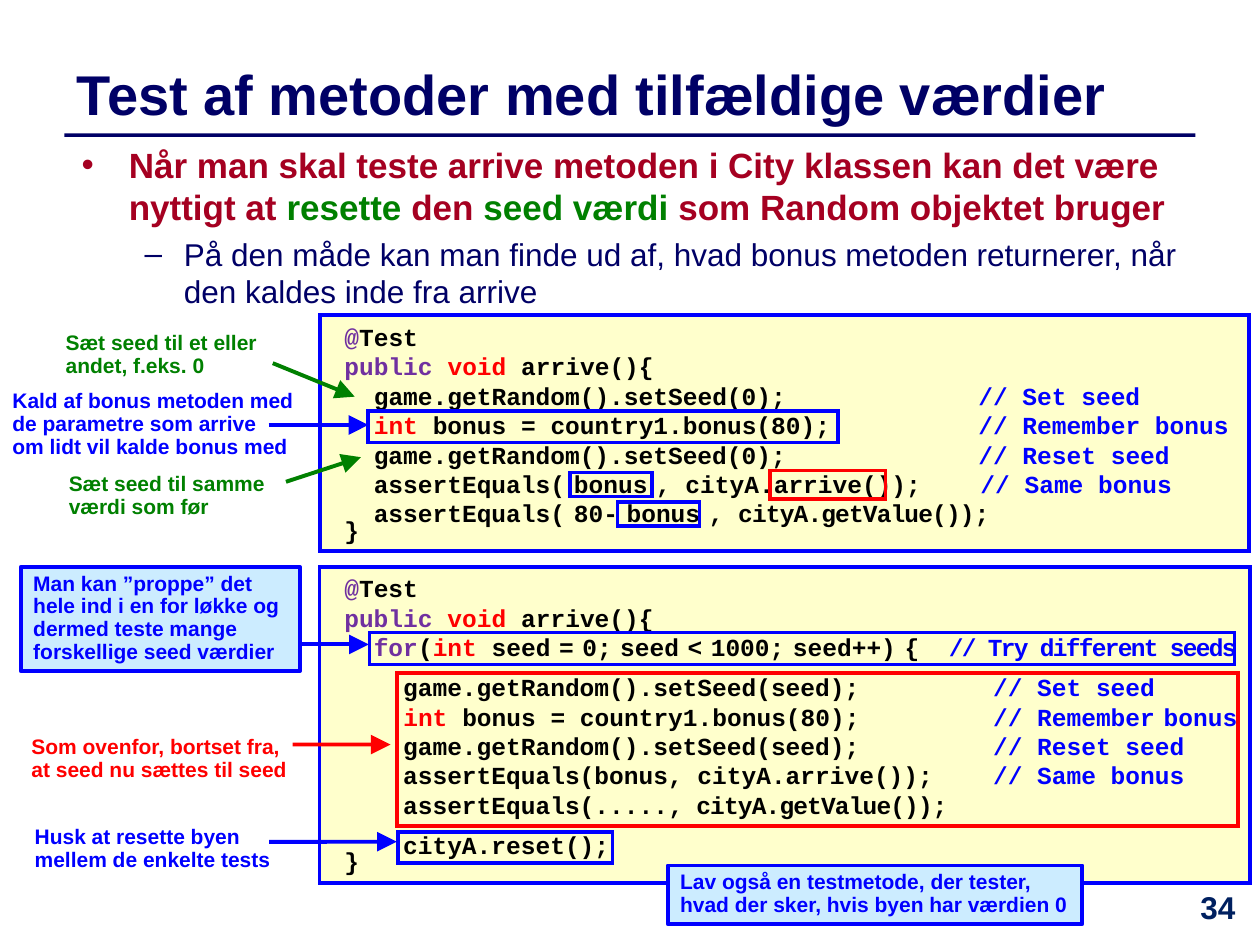
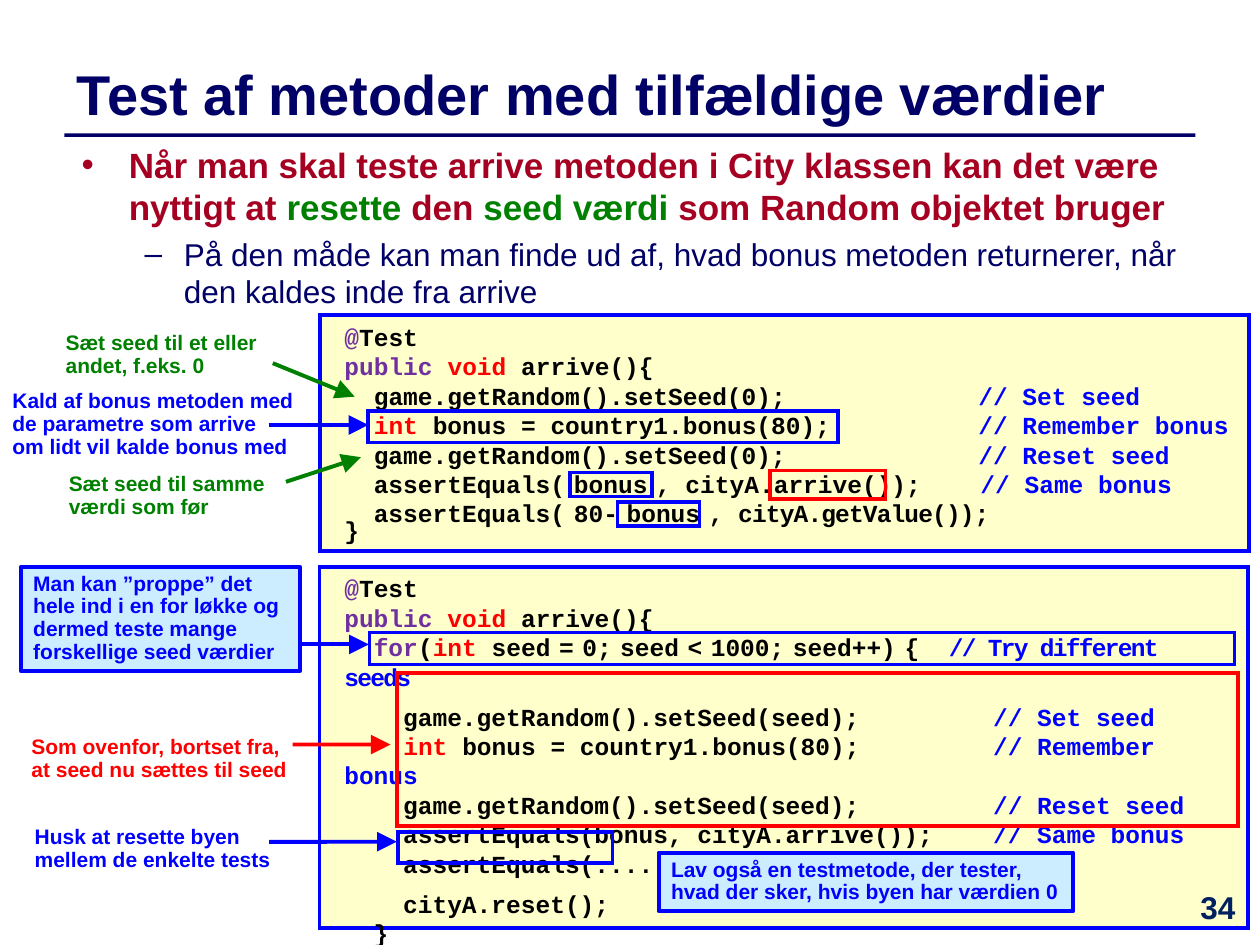
Before and after one commit to IntProgAU/Materiale, a slide deck: slide 34 of web/e24/uge_12/Slides-Uge12.pptx. Drawn at 1260x945 pixels with LibreOffice and Linux fonts; fonts in the diff are those of the drawing. Boxes give left, top, right and bottom in pixels: in the first picture for what was removed or moved away, otherwise in the second. Text is boxed around its words. In the diff, an @@ line names an element or a change of style, - is before the commit and + after.

```diff
--- a/web/e24/uge_12/Slides-Uge12.pptx
+++ b/web/e24/uge_12/Slides-Uge12.pptx
@@ text in rectangle at (320, 567, 1249, 927): paragraph added @@
+}
@@ rectangle "@Test": place and size @@
-rectangle "@Test" at (320, 567, 1251, 883)
+rectangle "@Test" at (320, 567, 1249, 927)
@@ rectangle "@Test" at (320, 567, 1249, 927): line spacing 0.5 to 1 @@
@@ rectangle "Lav også en testmetode, der ...": place and size @@
-rectangle "Lav også en testmetode, der ..." at (668, 866, 1082, 924)
+rectangle "Lav også en testmetode, der ..." at (659, 853, 1074, 911)
```
Also in this commit, not shown: 1 slide added, 1 other file.
